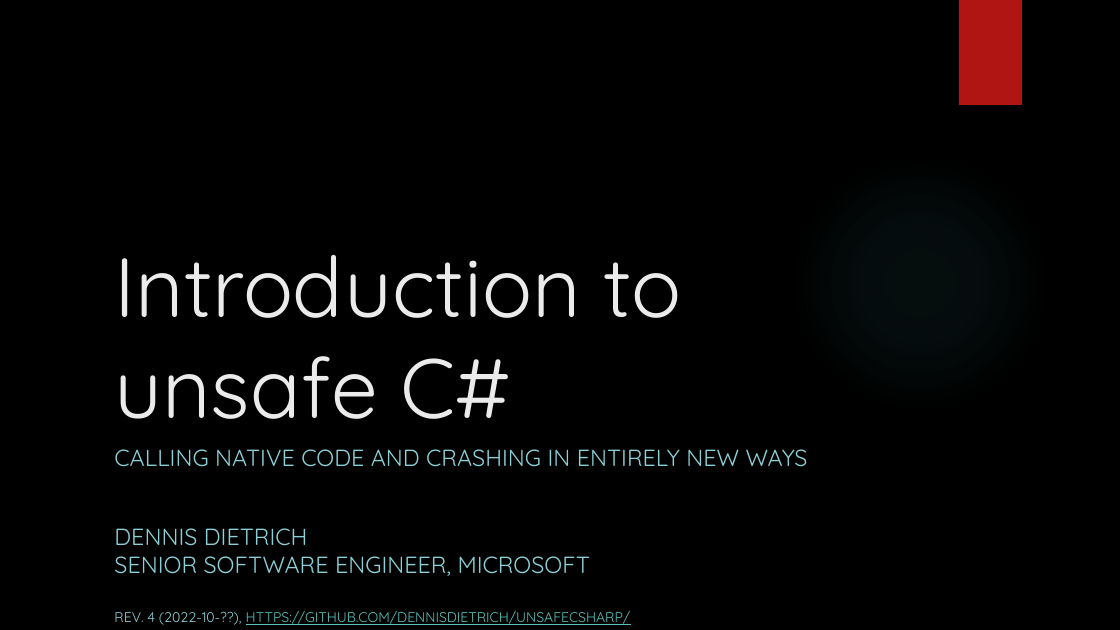
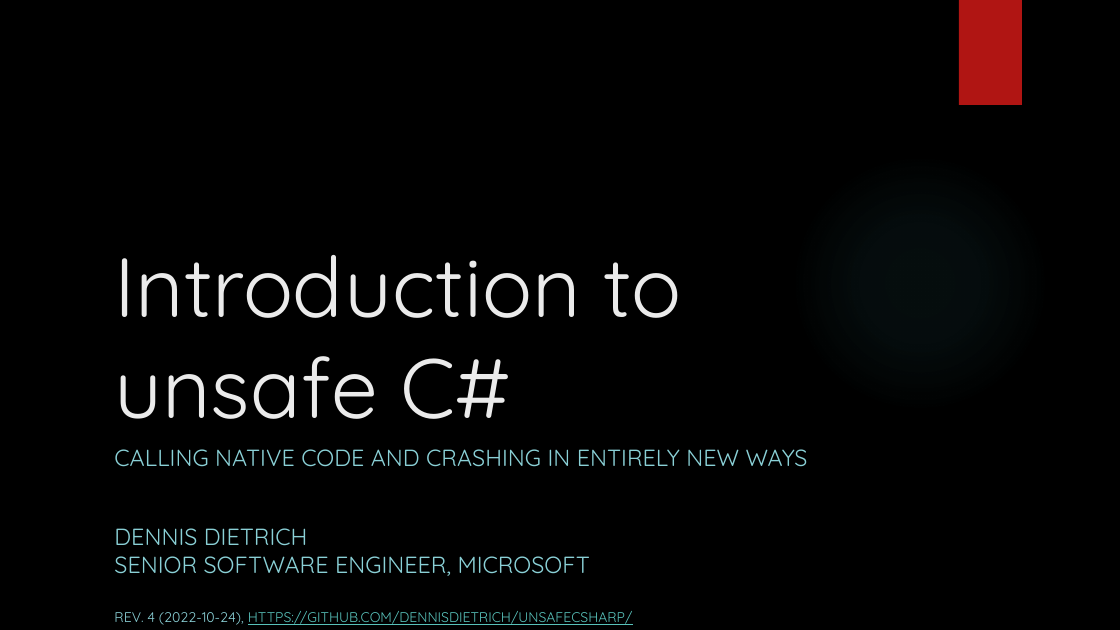
Before and after one commit to dennisdietrich/UnsafeCSharp, a slide deck: slide 1 of doc/Introduction to unsafe C#.pptx. Drawn at 1120x630 pixels with LibreOffice and Linux fonts; fonts in the diff are those of the drawing; background and template pictures are left out. Boxes give left, top, right and bottom in pixels: in the first picture for what was removed or moved away, otherwise in the second. Text is boxed around its words. In the diff, an @@ line names an element or a change of style, - is before the commit and + after.

Commit message:
Updates based on feedback from last dry run

```diff
--- a/doc/Introduction to unsafe C#.pptx
+++ b/doc/Introduction to unsafe C#.pptx
@@ text at bbox=[114, 611, 633, 625]: text changed @@
-REV. 4 (2022-10-??), HTTPS://GITHUB.COM/DENNISDIETRICH/UNSAFECSHARP/
+REV. 4 (2022-10-24), HTTPS://GITHUB.COM/DENNISDIETRICH/UNSAFECSHARP/
```
